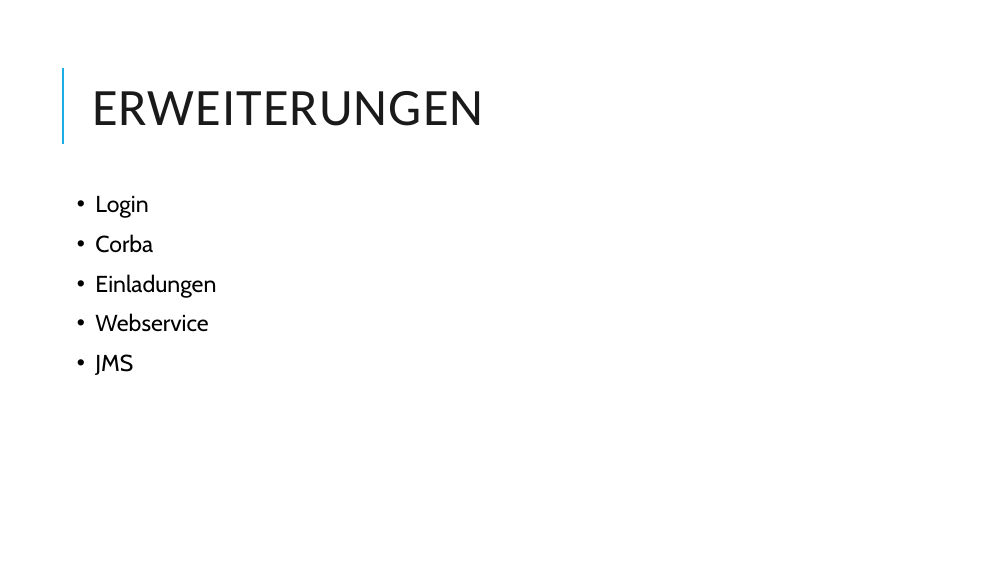
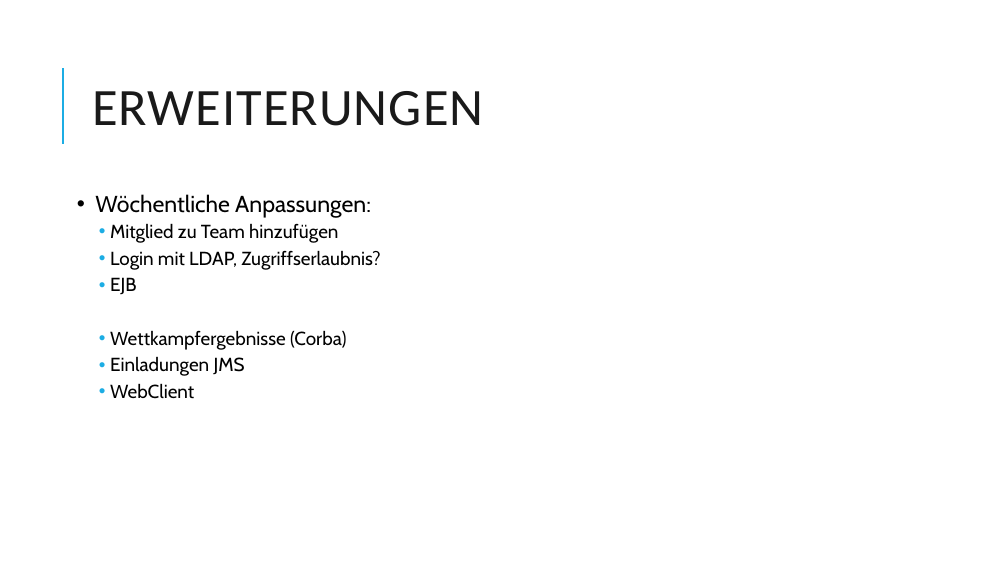
Before and after one commit to Dabjazz/SportsClubManager, a slide deck: slide 43 of Presentation/Presentation.pptx (slide 41 before the commit). Drawn at 1008x567 pixels with LibreOffice and Linux fonts; fonts in the diff are those of the drawing. Boxes give left, top, right and bottom in pixels: in the first picture for what was removed or moved away, otherwise in the second. Text is boxed around its words. In the diff, an @@ line names an element or a change of style, - is before the commit and + after.

```diff
--- a/Presentation/Presentation.pptx
+++ b/Presentation/Presentation.pptx
@@ text at (95, 194, 380, 399): text changed; size 22 to 18 pt @@
-• Login
-• Corba
-• Einladungen
-• Webservice
-• JMS
+• Wöchentliche Anpassungen:
+  • Mitglied zu Team hinzufügen
+  • Login mit LDAP, Zugriffserlaubnis?
+  • EJB
+  • Wettkampfergebnisse (Corba)
+  • Einladungen JMS
+  • WebClient
```
Also in this commit, not shown: 4 other slides changed, 2 slides added, 6 other files.
